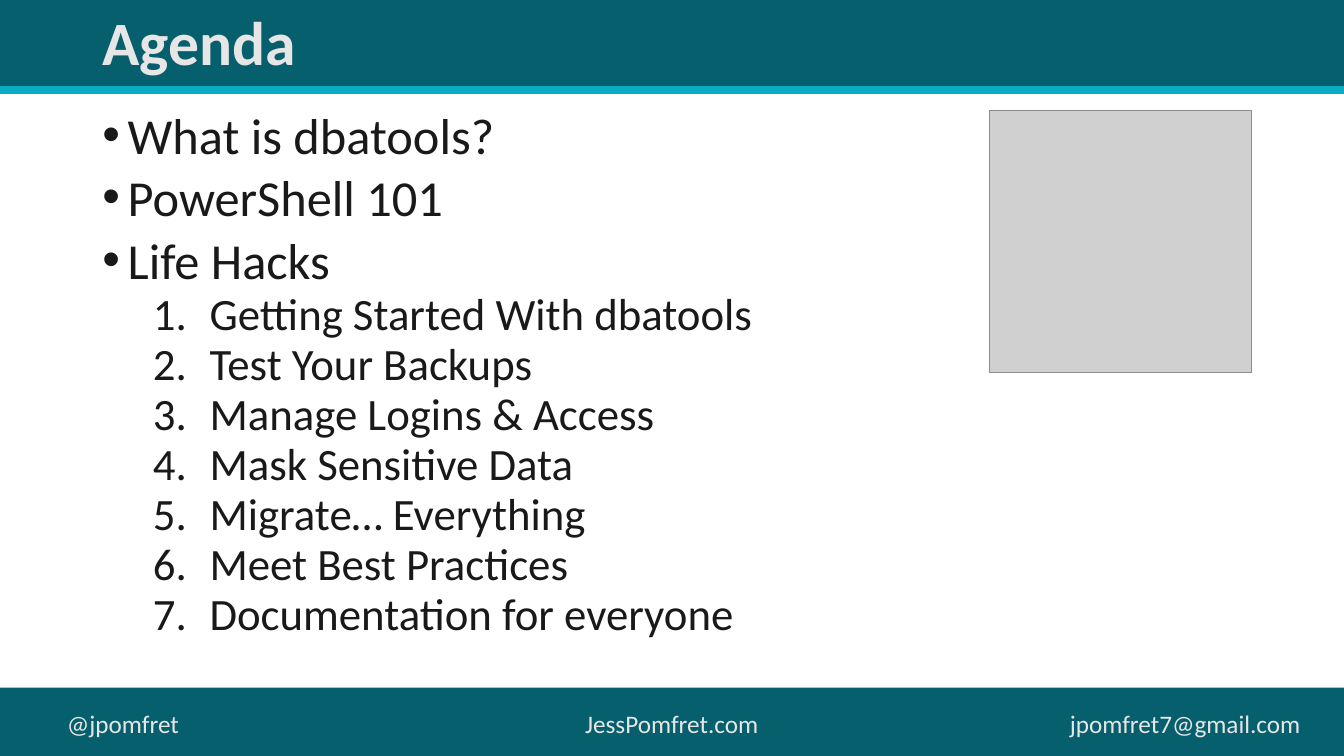
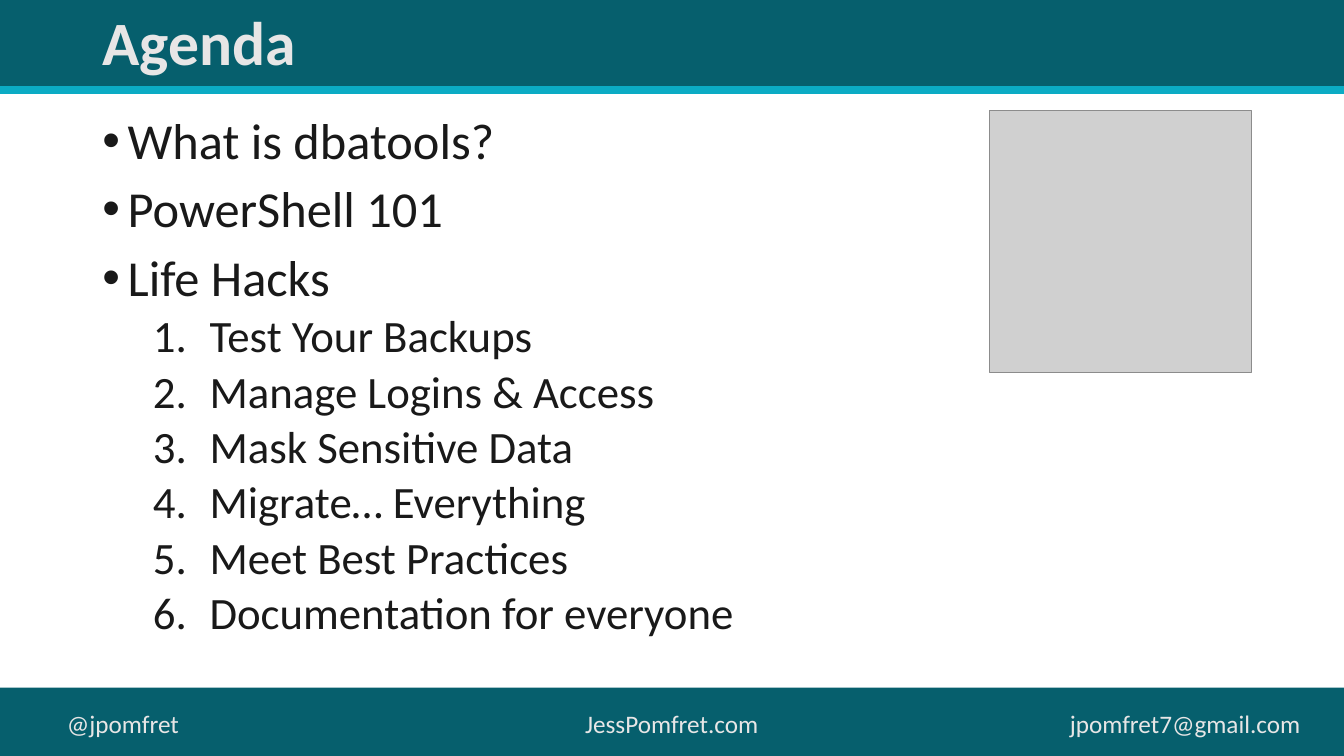
Before and after one commit to jpomfret/demos, a slide deck: slide 3 of LifeHacks_dbatools/LifeHacks_dbatools.pptx. Drawn at 1344x756 pixels with LibreOffice and Linux fonts; fonts in the diff are those of the drawing; grey boxes stand for pictures; background and template pictures are left out. Boxes give left, top, right and bottom in pixels: in the first picture for what was removed or moved away, otherwise in the second. Text is boxed around its words. In the diff, an @@ line names an element or a change of style, - is before the commit and + after.

```diff
--- a/LifeHacks_dbatools/LifeHacks_dbatools.pptx
+++ b/LifeHacks_dbatools/LifeHacks_dbatools.pptx
@@ text "What is dbatools?" at [128,124,733,637]: line spacing 0.8 to 0.9 @@
@@ text at [210,299,752,338]: paragraph removed @@
-  1. Getting Started With dbatools
```
Also in this commit, not shown: 6 other files.
